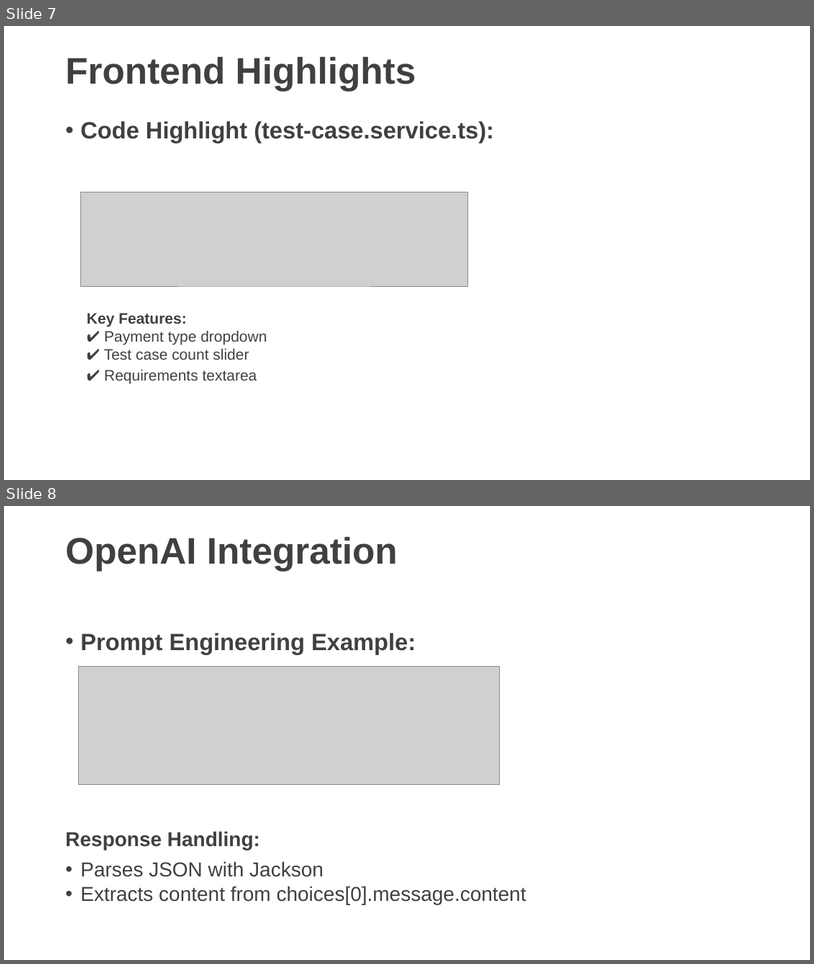
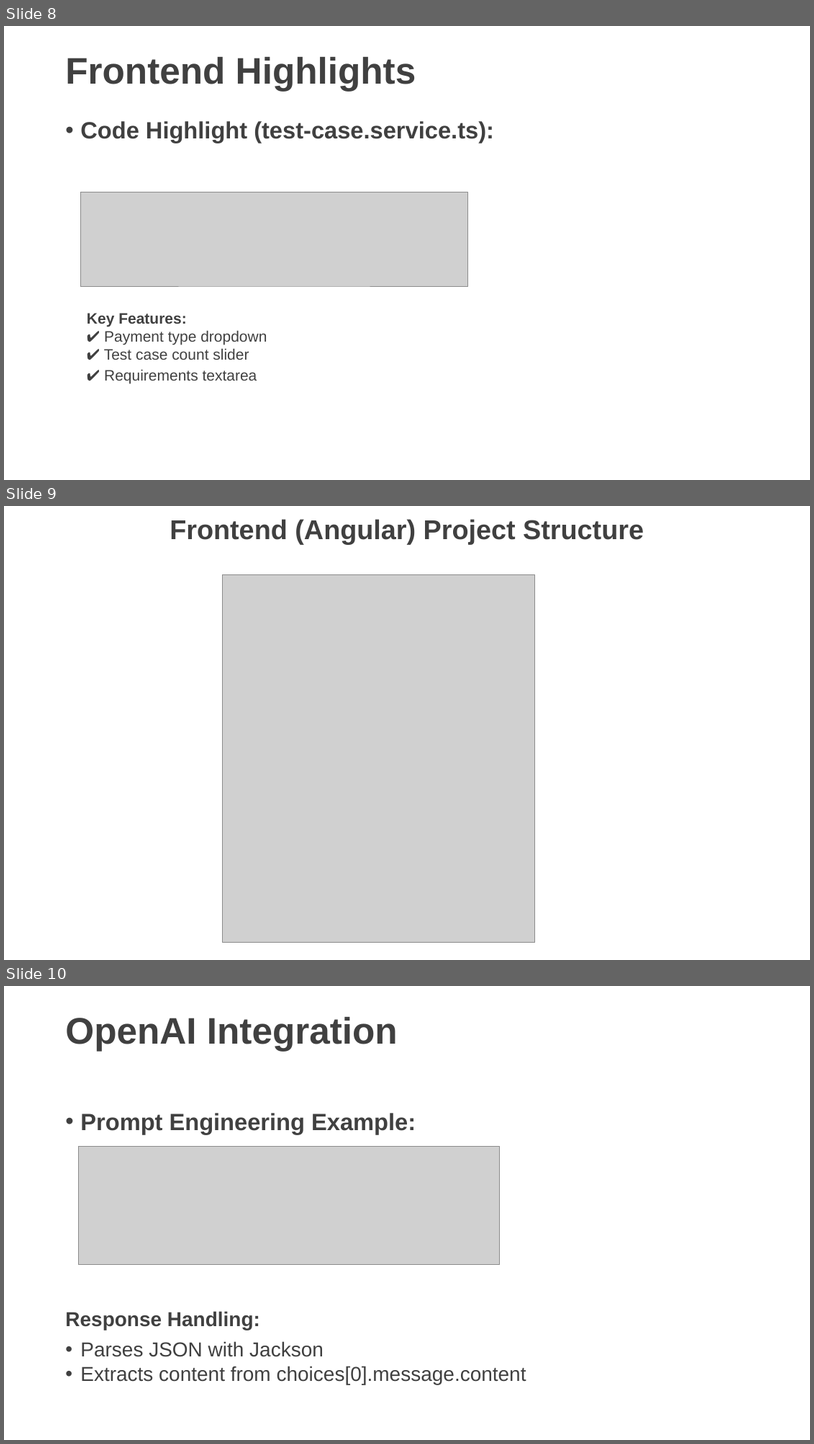
Before and after one commit to ewfx/catfe-rockers, a slide deck: Context Aware Test Case Generator.pptx. Shown one above the other, each under a label of ours: slides 7 and 8 before the commit, slides 8, 9 and 10 after it. The pictures are 814x964 and 814x1444 pixels, drawn with LibreOffice and Linux fonts; fonts in the diff are those of the drawing; grey boxes stand for pictures. Boxes give left, top, right and bottom in pixels: in the first picture for what was removed or moved away, otherwise in the second. Text is boxed around its words. In the diff, an @@ line names an element or a change of style, - is before the commit and + after.

```diff
--- a/Context Aware Test Case Generator.pptx
+++ b/Context Aware Test Case Generator.pptx
@@ slide 9 added at <box>4,506,810,960</box>, background #FFFFFF @@
@@ title added at <box>170,519,644,544</box>, 32.4 pt, text #404040, bold @@
+Frontend (Angular) Project Structure
@@ picture added at <box>222,574,535,942</box> @@
@@ what was slide 7 is now slide 8 @@
@@ what was slide 8 is now slide 10 @@
```
Also in this commit, not shown: 1 other slide added.
